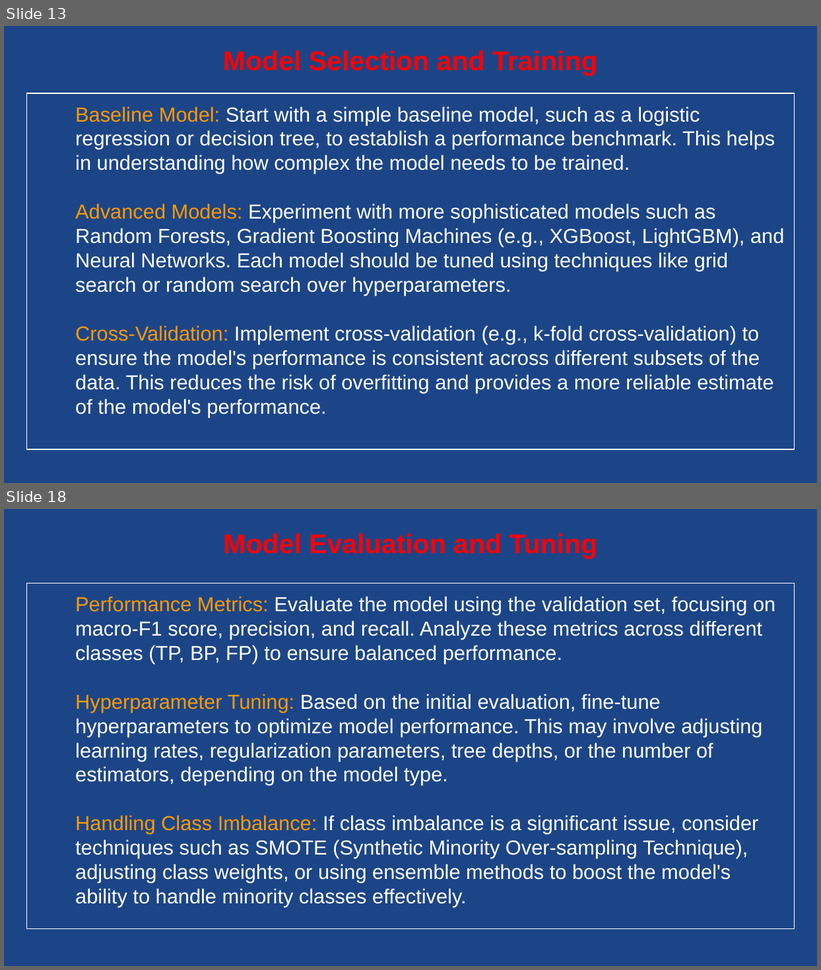
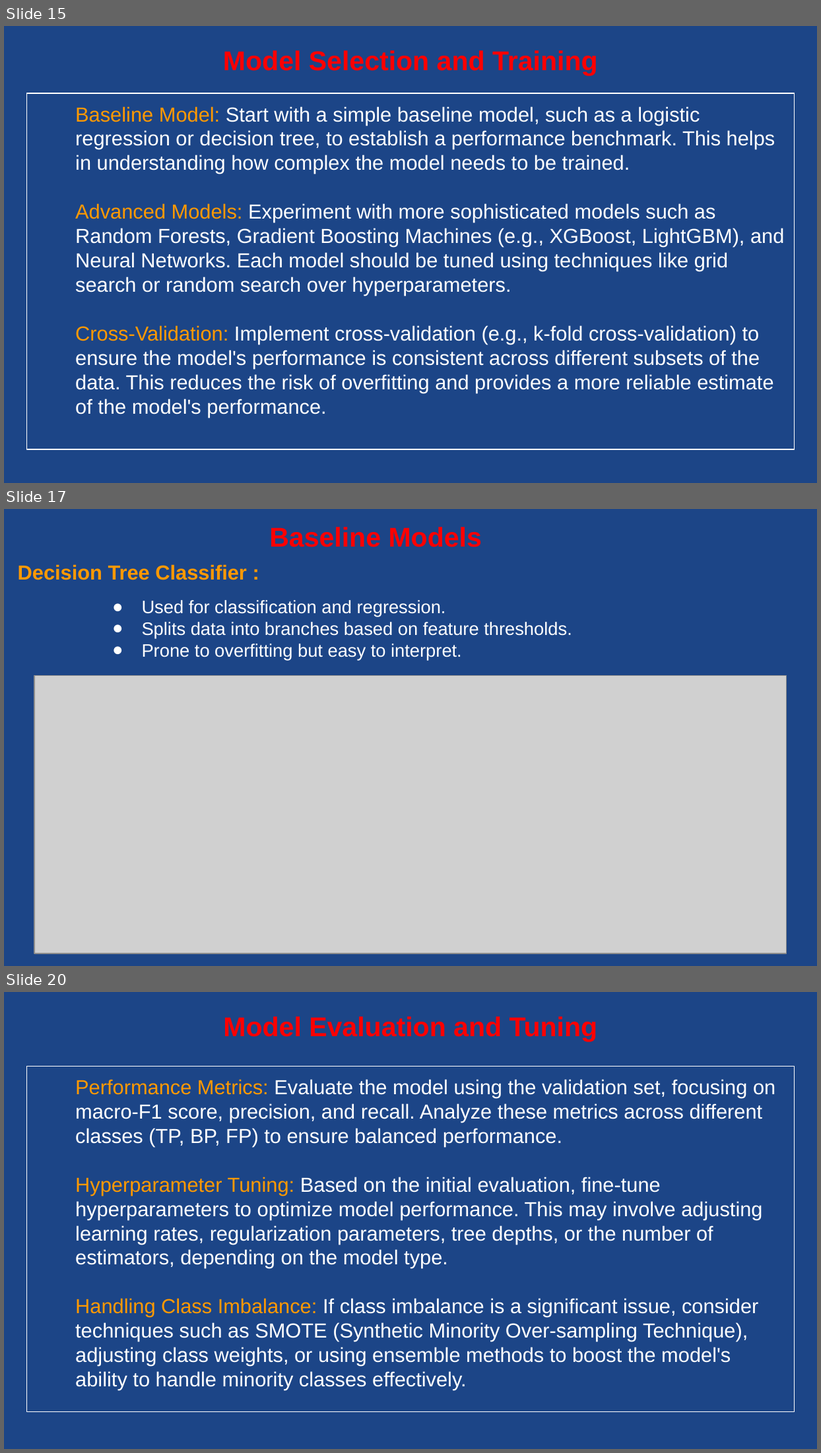
Before and after one commit to Gengatharan1/Gengatharan1-ds_microsoft_cybersecurity_analysis, a slide deck: Microsoft Cybersecurity Incident.pptx. Shown one above the other, each under a label of ours: slides 13 and 18 before the commit, slides 15, 17 and 20 after it; the slides between them are not shown. The pictures are 821x970 and 821x1453 pixels, drawn with LibreOffice and Linux fonts; fonts in the diff are those of the drawing; grey boxes stand for pictures. Boxes give left, top, right and bottom in pixels: in the first picture for what was removed or moved away, otherwise in the second. Text is boxed around its words. In the diff, an @@ line names an element or a change of style, - is before the commit and + after.

```diff
--- a/Microsoft Cybersecurity Incident.pptx
+++ b/Microsoft Cybersecurity Incident.pptx
@@ slide 17 added at [4, 509, 817, 966], background #1C4587 @@
@@ text added at [269, 527, 482, 547], 24 pt, text #FF0000, bold @@
+Baseline Models
@@ title added at [18, 564, 247, 580], 18 pt, text #FF9900, bold @@
+Decision Tree Classifier :
@@ text added at [142, 600, 572, 661], 16 pt, text #FFFFFF @@
+● Used for classification and regression.
+● Splits data into branches based on feature thresholds.
+● Prone to overfitting but easy to interpret.
@@ picture added at [34, 676, 786, 954] @@
@@ what was slide 13 is now slide 15 @@
@@ what was slide 18 is now slide 20 @@
```
Also in this commit, not shown: 3 slides changed, 5 other slides added, 4 slides removed, 3 other files.
